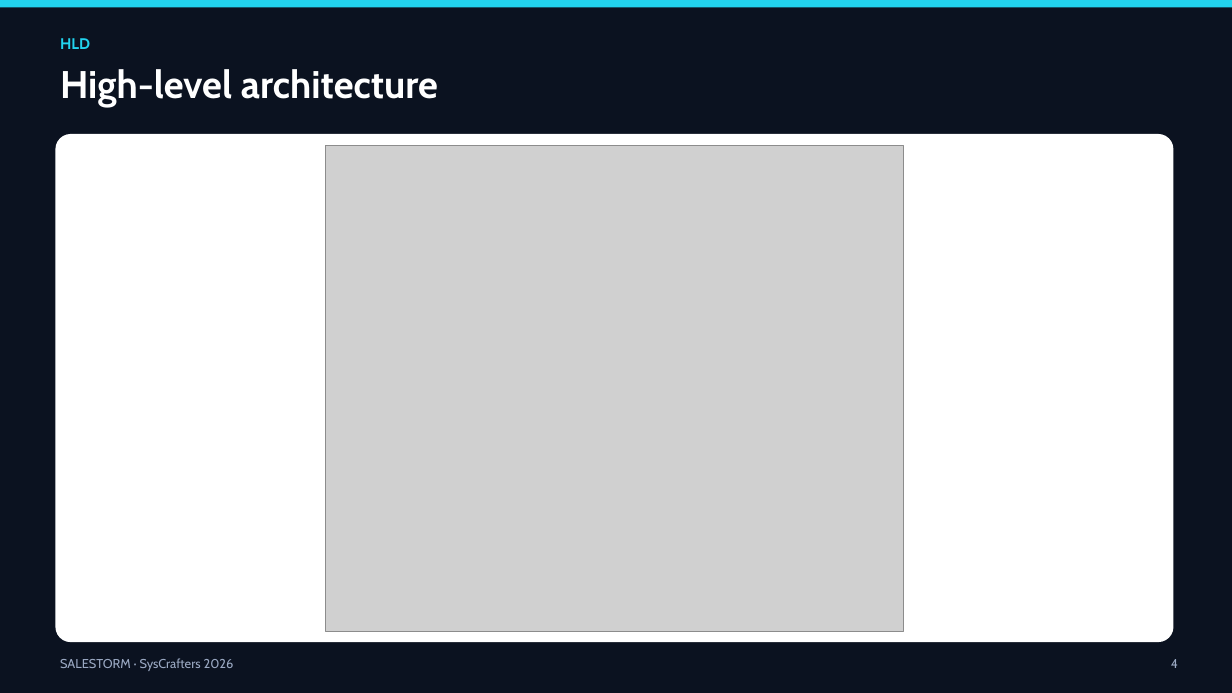
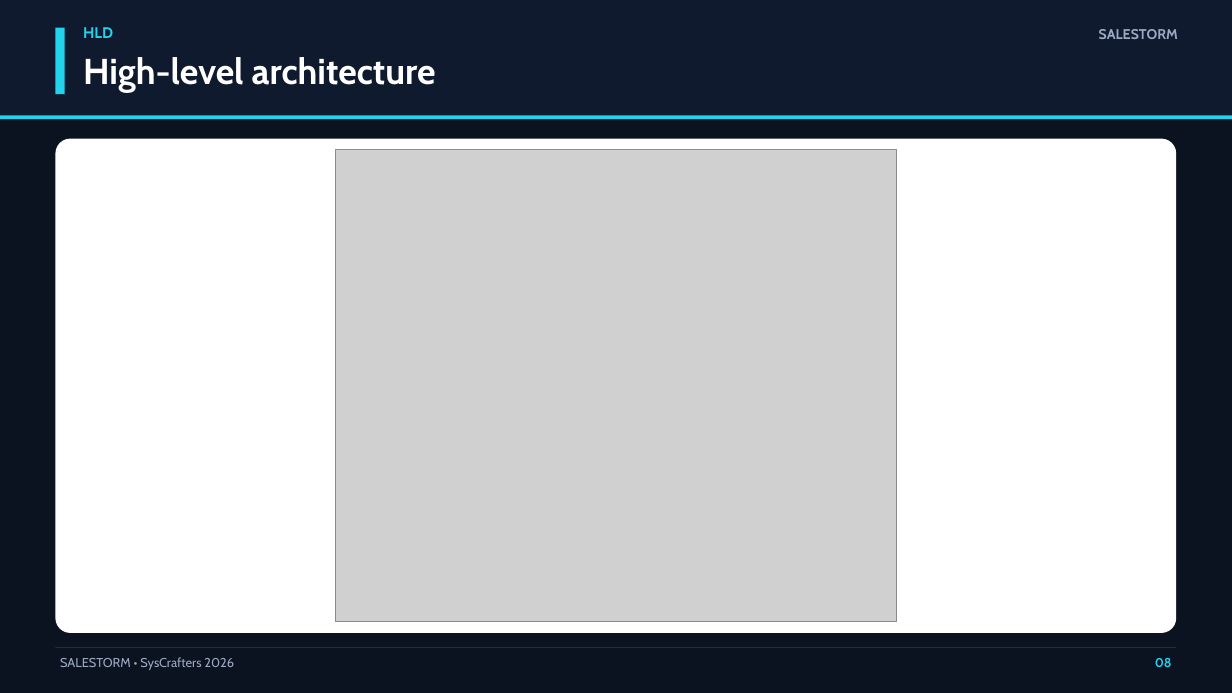
Before and after one commit to sivaangayarkanni/SalesStrom-Ecommerce-platform, a slide deck: slide 8 of 12_Presentation/SALESTORM_Final_Presentation.pptx (slide 4 before the commit). Drawn at 1232x693 pixels with LibreOffice and Linux fonts; fonts in the diff are those of the drawing; grey boxes stand for pictures. Boxes give left, top, right and bottom in pixels: in the first picture for what was removed or moved away, otherwise in the second. Text is boxed around its words. In the diff, an @@ line names an element or a change of style, - is before the commit and + after.

```diff
--- a/12_Presentation/SALESTORM_Final_Presentation.pptx
+++ b/12_Presentation/SALESTORM_Final_Presentation.pptx
@@ rectangle added at (x1=0, y1=0, x2=1232, y2=116), fill #101A2E @@
@@ rectangle added at (x1=55, y1=28, x2=65, y2=94), fill #22D3EE @@
@@ text "HLD" moved from (x1=60, y1=38, x2=90, y2=49) to (x1=83, y1=27, x2=113, y2=38) @@
@@ text added at (x1=1099, y1=29, x2=1178, y2=39), 11 pt, text #9AA8C2, bold @@
+SALESTORM
@@ text "High-level architecture" moved from (x1=60, y1=69, x2=438, y2=107) to (x1=83, y1=57, x2=436, y2=93) @@
@@ text "High-level architecture" at (x1=83, y1=57, x2=436, y2=93): size 30 to 28 pt @@
@@ rectangle resized from (x1=0, y1=0, x2=1232, y2=7) to (x1=0, y1=116, x2=1232, y2=119) @@
@@ rounded rectangle resized from (x1=55, y1=134, x2=1174, y2=642) to (x1=55, y1=139, x2=1177, y2=633) @@
@@ picture resized from (x1=325, y1=145, x2=903, y2=631) to (x1=335, y1=150, x2=897, y2=622) @@
@@ rectangle added at (x1=55, y1=647, x2=1177, y2=648), fill #1E2B48 @@
@@ text at (x1=60, y1=657, x2=234, y2=670): text changed @@
-SALESTORM · SysCrafters 2026
+SALESTORM • SysCrafters 2026
@@ text added at (x1=1155, y1=658, x2=1172, y2=667), 10 pt, text #22D3EE, bold @@
+08
@@ text removed at (x1=1171, y1=659, x2=1178, y2=668) @@
-4
```
Also in this commit, not shown: 7 other slides changed, 25 slides added, 10 slides removed, 2 other files.
